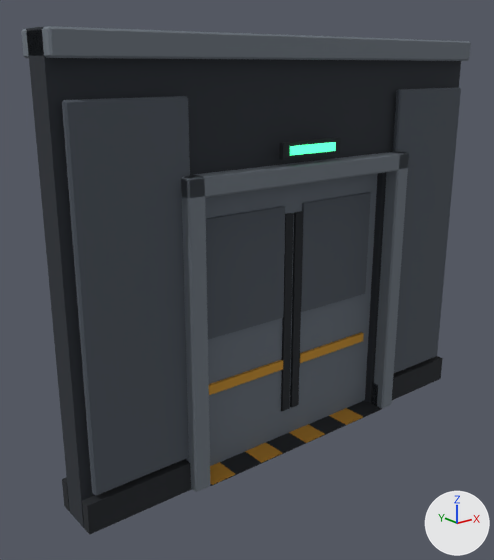
What one commit did to the FBX model Assets/_Project/Art/Environment/LabKit/Meshes/Door_Sliding.fbx.
One viewpoint serves both versions: a camera (50 mm lens) standing at (-5.5, -6.07, 4.69) and looking at (-0.46, 0.23, 2.16). Lighting does not change. The marker at lower right points along +X, +Y and +Z. The first picture is the older version.

In view in the first picture: 'Door_Sliding', 'Door_Sliding_Leaf_L', 'Door_Sliding_Leaf_R'.
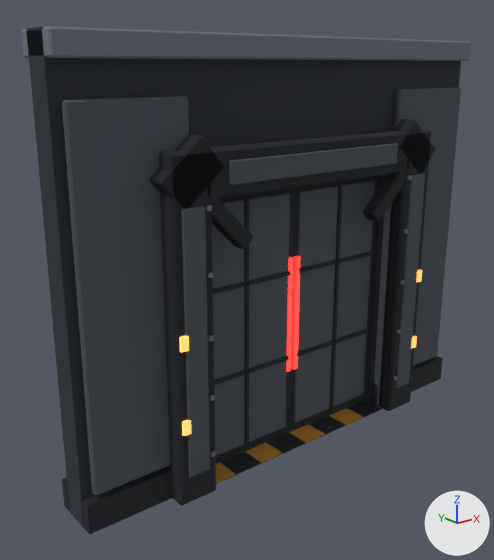
What differs and where, as boxes [x1, y1, x2, y2] in the pictures (494 x 560 px; the box of a moved part takes in the faces that stretch with it):
'Door_Sliding_Leaf_L', reshaped: before [205, 185, 294, 466]; after [212, 188, 293, 464]
'Door_Sliding_Leaf_R', reshaped: before [288, 174, 378, 433]; after [288, 176, 377, 433]
part 1 of me_door_sliding_leaf_r, added (red): after [291, 256, 300, 369]
part 2 of me_door_sliding_leaf_r, added: after [294, 180, 375, 423]
part 3 of me_door_sliding_leaf_r, deleted (orange): before [300, 332, 364, 363]
part 4 of me_door_sliding_leaf_r, moved or reshaped: before [290, 192, 371, 407]; after [297, 185, 373, 409]
part 5 of me_door_sliding_leaf_r, recoloured: [288, 176, 377, 433] in both
part 6 of me_door_sliding, added: after [182, 420, 191, 436]
part 7 of me_door_sliding, added: after [179, 336, 189, 352]
part 8 of me_door_sliding, added: after [411, 336, 417, 348]
part 9 of me_door_sliding, added: after [416, 270, 422, 282]
part 10 of me_door_sliding, deleted (black): before [279, 138, 341, 160]
part 11 of me_door_sliding, deleted: before [290, 142, 336, 155]
part 12 of me_door_sliding, added: after [150, 119, 435, 506]
part 13 of me_door_sliding_leaf_l, added (red): after [286, 257, 293, 372]
part 14 of me_door_sliding_leaf_l, added: after [212, 193, 290, 456]
part 15 of me_door_sliding_leaf_l, deleted (orange): before [209, 360, 283, 395]
part 16 of me_door_sliding_leaf_l, moved or reshaped: before [206, 206, 294, 411]; after [213, 199, 290, 445]
part 17 of me_door_sliding_leaf_l, recoloured: before [205, 185, 293, 466]; after [216, 188, 293, 464]

The change, as a diff of the scene's bpy script:
```diff
--- a/Assets/_Project/Art/Environment/LabKit/Meshes/Door_Sliding.fbx.py
+++ b/Assets/_Project/Art/Environment/LabKit/Meshes/Door_Sliding.fbx.py
@@ me_door_sliding_leaf_r @@
-me_door_sliding_leaf_r.from_pydata(...)  # 72 vertices, 62 faces; spans x -0.02..1.52, y -0.12..0.12, z 0.0..3.4
+me_door_sliding_leaf_r.from_pydata(...)  # 136 vertices, 126 faces; spans x -0.02..1.52, y -0.14..0.14, z 0.0..3.4
+# me_door_sliding_leaf_r part 1: a new loose piece, a box spanning x 0.025..0.095, y -0.13..-0.07, z 0.95..2.45, in mat_lab_lightred (red #ff7676, glowing red #ff1a10)
+# me_door_sliding_leaf_r part 2: a new loose piece of 24 vertices spanning x 0.08..1.42, y -0.12..-0.08, z 0.15..3.25, in mat_lab_wall (greyish blue #4c535c)
+# me_door_sliding_leaf_r part 3: the loose piece of 8 vertices spanning x 0.15..1.35, y -0.12..-0.08, z 1.0..1.12 is deleted
+# me_door_sliding_leaf_r part 4: 10 vertices moved from x 0.02..1.35, y -0.11..0.12, z 1.0..3.0 to x 0.08..1.42, y -0.14..-0.09, z 0.15..2.29; 22 vertices removed from x 0.02..1.35, y -0.12..0.12, z 0.4..3.1; 14 vertices added at x 0.08..1.42, y -0.14..-0.09, z 1.17..3.25
+# me_door_sliding_leaf_r part 5: 26 faces spanning x -0.02..1.52, y -0.08..0.08, z 0.0..3.4 switch from mat_lab_walllight (grey #646c76) to mat_lab_metaldark (black #1f2328)
+# other edits to the shape of me_door_sliding_leaf_r do not show in these pictures
 me_door_sliding_leaf_r.materials.append(mat_lab_wall)
-me_door_sliding_leaf_r.materials.append(mat_lab_hazard)  # orange #c08a2a
+me_door_sliding_leaf_r.materials.append(mat_lab_lightred)  # red #ff7676, glowing red #ff1a10
@@ me_door_sliding_leaf_l @@
-me_door_sliding_leaf_l.from_pydata(...)  # 72 vertices, 62 faces; spans x -1.52..0.02, y -0.12..0.12, z 0.0..3.4
+me_door_sliding_leaf_l.from_pydata(...)  # 136 vertices, 126 faces; spans x -1.52..0.02, y -0.14..0.14, z 0.0..3.4
+# me_door_sliding_leaf_l part 13: a new loose piece, a box spanning x -0.095..-0.025, y -0.13..-0.07, z 0.95..2.45, in mat_lab_lightred (red #ff7676, glowing red #ff1a10)
+# me_door_sliding_leaf_l part 14: a new loose piece of 24 vertices spanning x -1.42..-0.08, y -0.12..-0.08, z 0.15..3.25, in mat_lab_wall (greyish blue #4c535c)
+# me_door_sliding_leaf_l part 15: the loose piece of 8 vertices spanning x -1.35..-0.15, y -0.12..-0.08, z 1.0..1.12 is deleted
+# me_door_sliding_leaf_l part 16: 10 vertices moved from x -1.35..-0.02, y -0.11..0.12, z 1.0..3.0 to x -1.42..-0.08, y -0.14..-0.09, z 0.15..2.29; 22 vertices removed from x -1.35..-0.02, y -0.12..0.12, z 0.4..3.1; 14 vertices added at x -1.42..-0.08, y -0.14..-0.09, z 1.17..3.25
+# me_door_sliding_leaf_l part 17: 26 faces spanning x -1.52..0.02, y -0.08..0.08, z 0.0..3.4 switch from mat_lab_walllight (grey #646c76) to mat_lab_metaldark (black #1f2328)
+# other edits to the shape of me_door_sliding_leaf_l do not show in these pictures
 me_door_sliding_leaf_l.materials.append(mat_lab_wall)
-me_door_sliding_leaf_l.materials.append(mat_lab_hazard)  # orange #c08a2a
+me_door_sliding_leaf_l.materials.append(mat_lab_lightred)  # red #ff7676, glowing red #ff1a10
@@ me_door_sliding @@
-me_door_sliding.from_pydata(...)  # 364 vertices, 370 faces; spans x -3.0..3.0, y -0.41..0.41, z 0.0..5.0
+me_door_sliding.from_pydata(...)  # 1036 vertices, 1034 faces; spans x -3.0..3.0, y -0.57..0.57, z 0.0..5.0
+# me_door_sliding part 6: a new loose piece, a box spanning x -1.955..-1.865, y -0.57..-0.53, z 0.9..1.06, in mat_lab_lampwarm (yellow #ffe6a2, glowing orange #ff7020)
+# me_door_sliding part 7: a new loose piece, a box spanning x -1.955..-1.865, y -0.57..-0.53, z 1.87..2.03, in mat_lab_lampwarm (yellow #ffe6a2, glowing orange #ff7020)
+# me_door_sliding part 8: a new loose piece, a box spanning x 1.865..1.955, y -0.57..-0.53, z 0.9..1.06, in mat_lab_lampwarm (yellow #ffe6a2, glowing orange #ff7020)
+# me_door_sliding part 9: a new loose piece, a box spanning x 1.865..1.955, y -0.57..-0.53, z 1.87..2.03, in mat_lab_lampwarm (yellow #ffe6a2, glowing orange #ff7020)
+# me_door_sliding part 10: the loose piece of 8 vertices spanning x -0.45..0.45, y -0.39..-0.33, z 3.7..3.88 is deleted
+# me_door_sliding part 11: the loose piece of 8 vertices spanning x -0.35..0.35, y -0.41..-0.37, z 3.74..3.84 is deleted
+# me_door_sliding part 12: 480 vertices added at x -2.11..2.11, y -0.55..0.55, z 0.0..4.04
+# other edits to the shape of me_door_sliding do not show in these pictures
 me_door_sliding.materials.append(mat_lab_walldark)
@@ me_door_sliding @@
 me_door_sliding.materials.append(mat_lab_metal)
-me_door_sliding.materials.append(mat_lab_lightgreen)  # cyan #92ffe6, glowing green #20e080
 me_door_sliding.materials.append(mat_lab_hazard)
+me_door_sliding.materials.append(mat_lab_lampwarm)  # yellow #ffe6a2, glowing orange #ff7020
```
